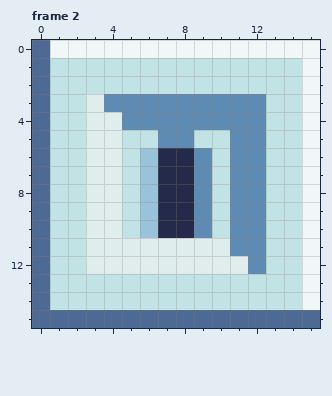
One commit to this pixel-art file: public/assets/graphics/snek-lock.ase. Above: the version before the commit.
16x16 pixels, 4 frames. Shown: frame 2.
After:
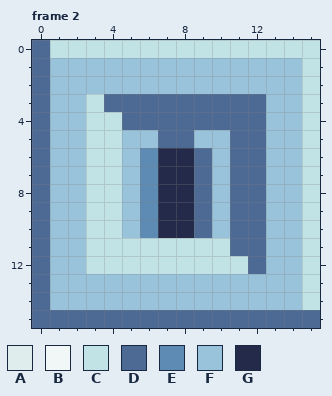
Palette (. is transparent): A #dfeded  B #f0f7f6  C #c1e3e6  D #4d6a94  E #5d8bb3  F #99c2db  G #242b4a
Change:
layer "Layer 1 Copy" added
Changed rows in their new state; - is an unchanged pixel.
Frame 2, layer "Layer 1 Copy":
first column x 1:
 0 CCCCCCCCCCCCCCC
 1 FFFFFFFFFFFFFFC
 2 FFFFFFFFFFFFFFC
 3 FFCDDDDDDDDDFFC
 4 FFCCDDDDDDDDFFC
 5 FFCCFFDDFFDDFFC
 6 FFCCFE--DFDDFFC
 7 FFCCFE--DFDDFFC
 8 FFCCFE--DFDDFFC
 9 FFCCFE--DFDDFFC
10 FFCCFE--DFDDFFC
11 FFCCCCCCCCDDFFC
12 FFCCCCCCCCCDFFC
13 FFFFFFFFFFFFFFC
14 FFFFFFFFFFFFFFC
